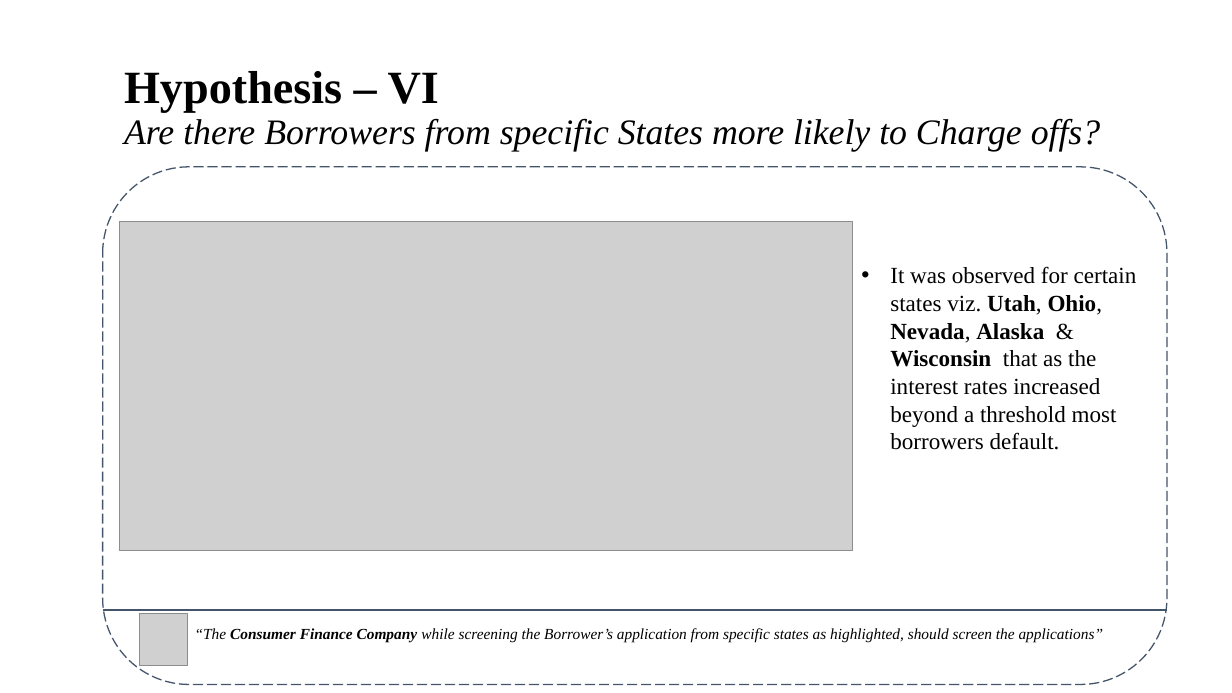
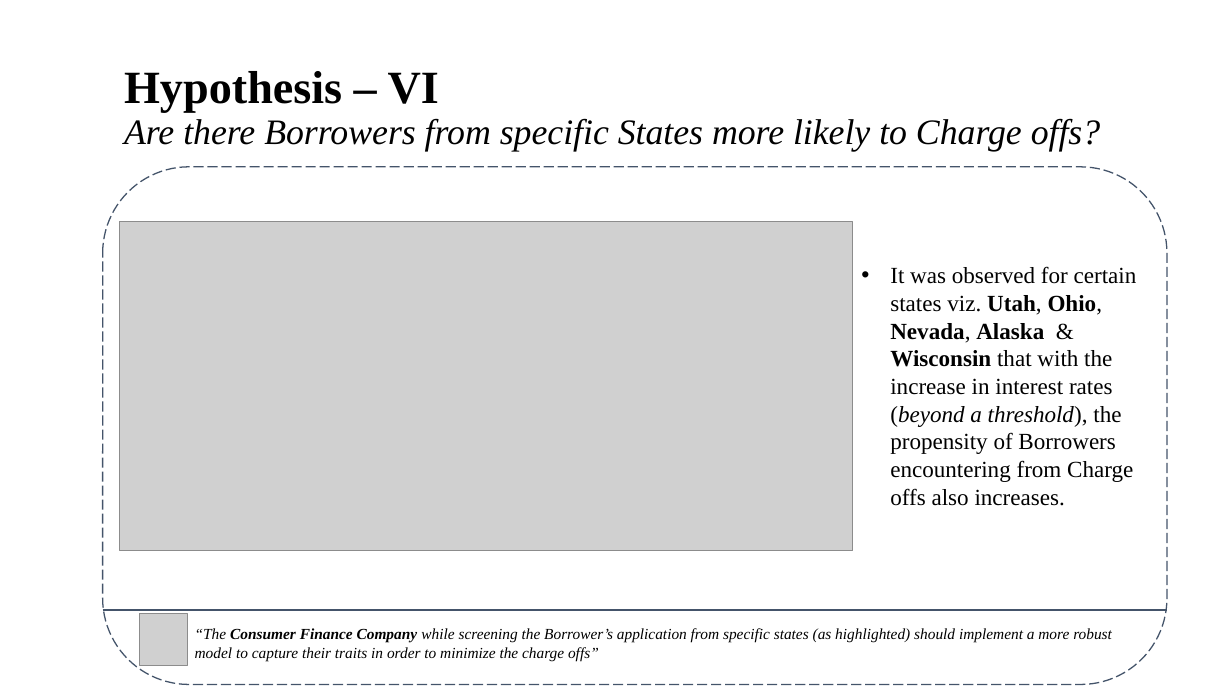
Before and after one commit to brijesh1100/P2-Gramener-Case-Study, a slide deck: slide 11 of Gramener_Case_Study_Presentation_SS.pptx. Drawn at 1232x693 pixels with LibreOffice and Linux fonts; fonts in the diff are those of the drawing; grey boxes stand for pictures; background and template pictures are left out. Boxes give left, top, right and bottom in pixels: in the first picture for what was removed or moved away, otherwise in the second. Text is boxed around its words. In the diff, an @@ line names an element or a change of style, - is before the commit and + after.

```diff
--- a/Gramener_Case_Study_Presentation_SS.pptx
+++ b/Gramener_Case_Study_Presentation_SS.pptx
@@ text at [890,266,1137,506]: text changed @@
-• It was observed for certain states viz. Utah, Ohio, Nevada, Alaska & Wisconsin that as the interest rates increased beyond a threshold most borrowers default.
+• It was observed for certain states viz. Utah, Ohio, Nevada, Alaska & Wisconsin that with the increase in interest rates (beyond a threshold), the propensity of Borrowers encountering from Charge offs also increases.
@@ text at [195,628,1112,661]: text changed @@
-“The Consumer Finance Company while screening the Borrower’s application from specific states as highlighted, should screen the applications”
+“The Consumer Finance Company while screening the Borrower’s application from specific states (as highlighted) should implement a more robust model to capture their traits in order to minimize the charge offs”
```
Also in this commit, not shown: 4 other slides changed.
